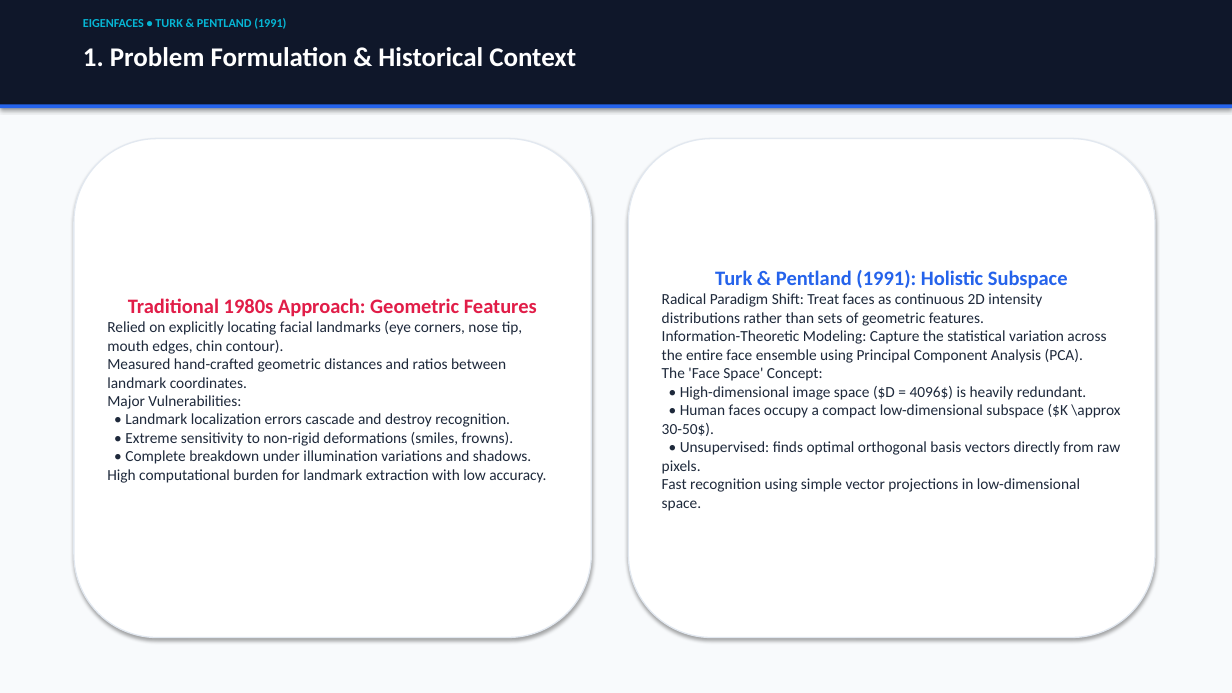
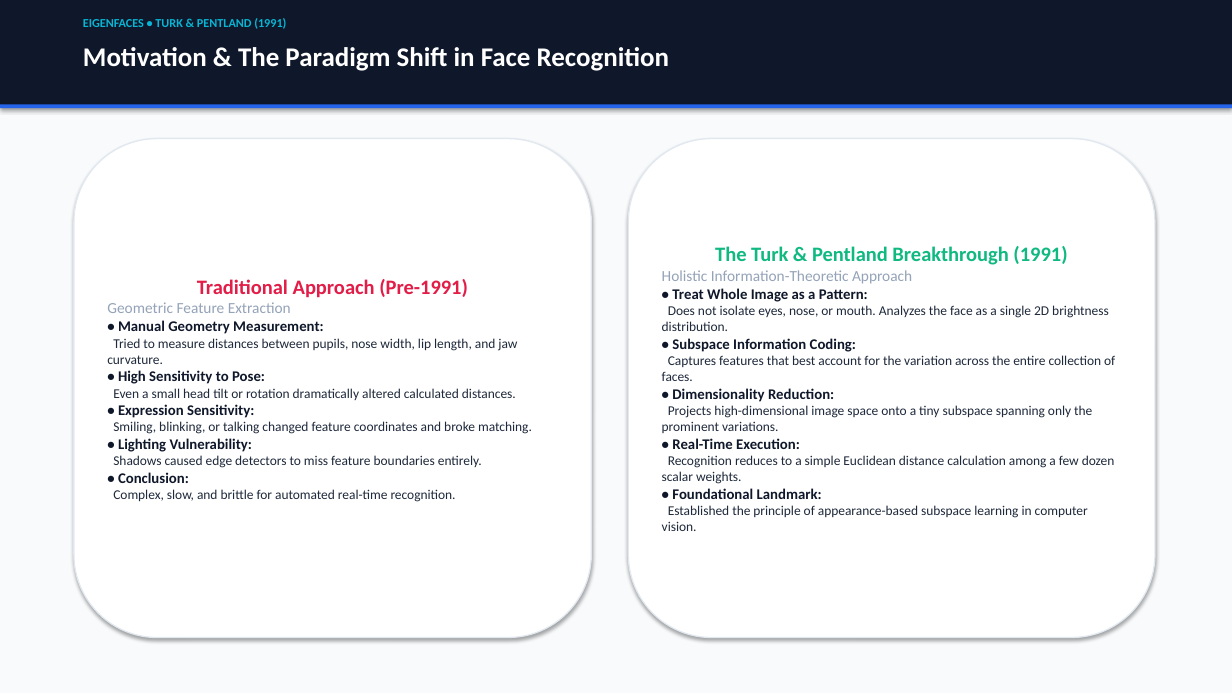
Before and after one commit to shashank-emty/Eigen-faces, a slide deck: slide 2 of EigenFaces_Presentation.pptx. Drawn at 1232x693 pixels with LibreOffice and Linux fonts; fonts in the diff are those of the drawing. Boxes give left, top, right and bottom in pixels: in the first picture for what was removed or moved away, otherwise in the second. Text is boxed around its words. In the diff, an @@ line names an element or a change of style, - is before the commit and + after.

Commit message:
Organize project structure, update core implementation, reports, and presentation materials

```diff
--- a/EigenFaces_Presentation.pptx
+++ b/EigenFaces_Presentation.pptx
@@ text at <box>83,47,669,71</box>: text changed @@
-1. Problem Formulation & Historical Context
+Motivation & The Paradigm Shift in Face Recognition
@@ text in rounded rectangle at <box>662,246,1115,531</box>: text changed; size 12 to 10.5 pt @@
-Turk & Pentland (1991): Holistic Subspace
-Radical Paradigm Shift: Treat faces as continuous 2D intensity distributions rather than sets of geometric features.
-Information-Theoretic Modeling: Capture the statistical variation across the entire face ensemble using Principal Component Analysis (PCA).
-The 'Face Space' Concept:
-• High-dimensional image space ($D = 4096$) is heavily redundant.
-• Human faces occupy a compact low-dimensional subspace ($K \approx 30-50$).
-• Unsupervised: finds optimal orthogonal basis vectors directly from raw pixels.
-Fast recognition using simple vector projections in low-dimensional space.
+The Turk & Pentland Breakthrough (1991)
+Holistic Information-Theoretic Approach
+• Treat Whole Image as a Pattern:
+Does not isolate eyes, nose, or mouth. Analyzes the face as a single 2D brightness distribution.
+• Subspace Information Coding:
+Captures features that best account for the variation across the entire collection of faces.
+• Dimensionality Reduction:
+Projects high-dimensional image space onto a tiny subspace spanning only the prominent variations.
+• Real-Time Execution:
+Recognition reduces to a simple Euclidean distance calculation among a few dozen scalar weights.
+• Foundational Landmark:
+Established the principle of appearance-based subspace learning in computer vision.
@@ text in rounded rectangle at <box>107,279,532,502</box>: text changed; size 12 to 10.5 pt @@
-Traditional 1980s Approach: Geometric Features
-Relied on explicitly locating facial landmarks (eye corners, nose tip, mouth edges, chin contour).
-Measured hand-crafted geometric distances and ratios between landmark coordinates.
-Major Vulnerabilities:
-• Landmark localization errors cascade and destroy recognition.
-• Extreme sensitivity to non-rigid deformations (smiles, frowns).
-• Complete breakdown under illumination variations and shadows.
-High computational burden for landmark extraction with low accuracy.
+Traditional Approach (Pre-1991)
+Geometric Feature Extraction
+• Manual Geometry Measurement:
+Tried to measure distances between pupils, nose width, lip length, and jaw curvature.
+• High Sensitivity to Pose:
+Even a small head tilt or rotation dramatically altered calculated distances.
+• Expression Sensitivity:
+Smiling, blinking, or talking changed feature coordinates and broke matching.
+• Lighting Vulnerability:
+Shadows caused edge detectors to miss feature boundaries entirely.
+• Conclusion:
+Complex, slow, and brittle for automated real-time recognition.
```
Also in this commit, not shown: 5 other slides changed, 7 slides added, 7 slides removed, 13 other files.
